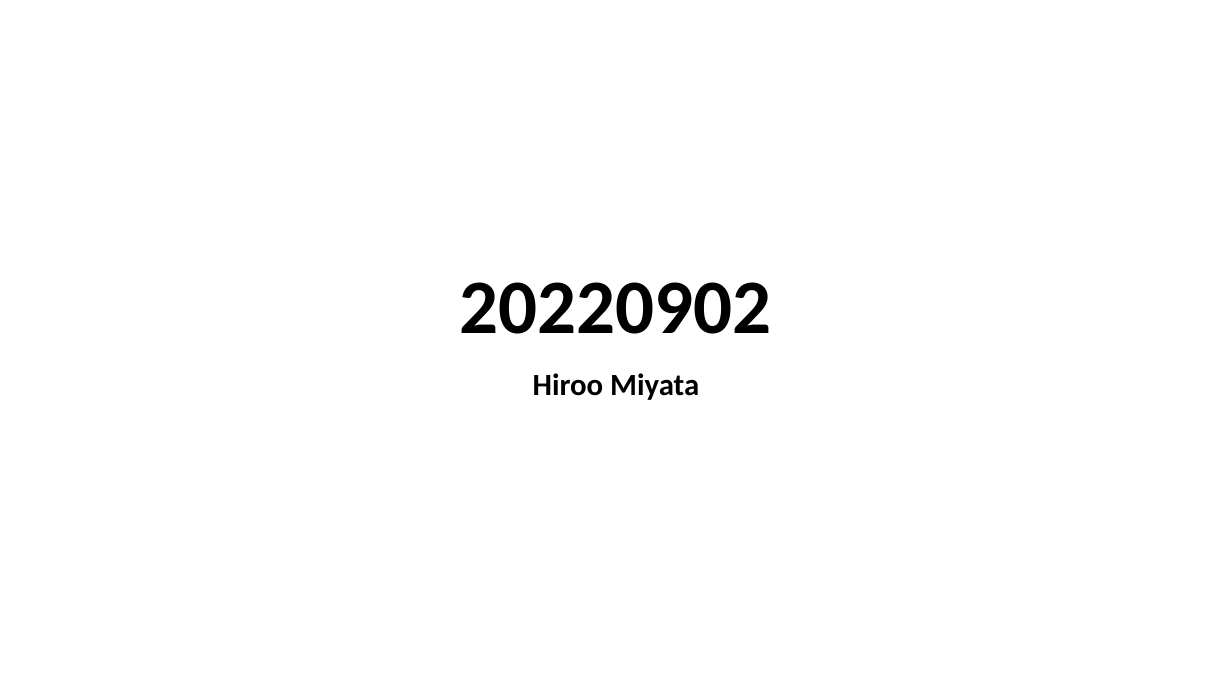
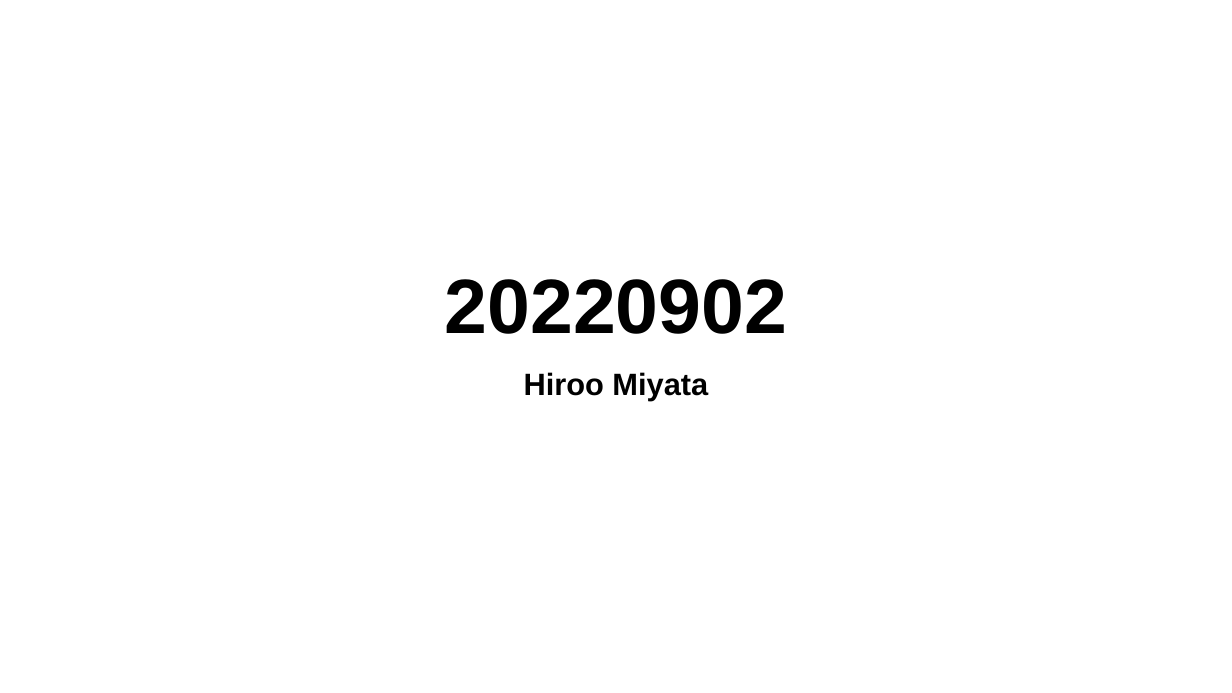
Before and after one commit to Hiroo-Miyata/chase-lab, a slide deck: slide 1 of report/20220902.pptx. Drawn at 1232x693 pixels with LibreOffice and Linux fonts; fonts in the diff are those of the drawing. Boxes give left, top, right and bottom in pixels: in the first picture for what was removed or moved away, otherwise in the second. Text is boxed around its words. In the diff, an @@ line names an element or a change of style, - is before the commit and + after.

```diff
--- a/report/20220902.pptx
+++ b/report/20220902.pptx
@@ title "20220902" at (445,279,788,334): font Calibri to Arial @@
@@ subtitle "Hiroo Miyata" at (524,372,708,400): font Calibri to Arial @@
```
Also in this commit, not shown: 1 other slide changed, 8 slides added, 14 other files.
